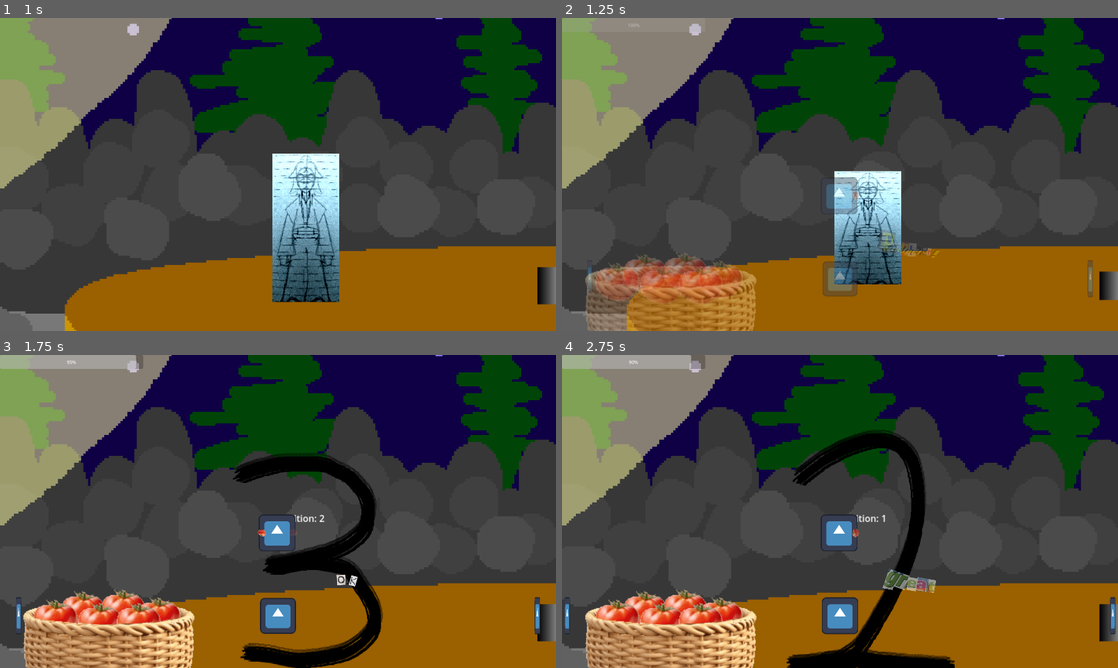
Above: before the commit, frames 1-4 (two rows, left to right).
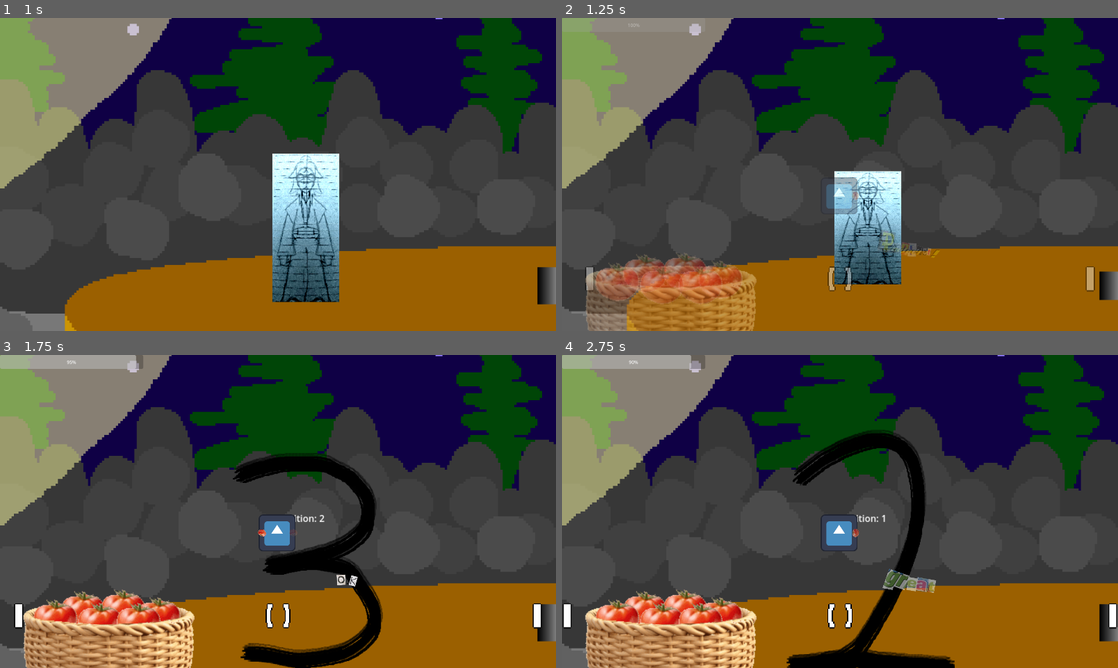
Above: after the commit, the same moments.

Repository: Quarticore/UntitledTomatoGame
Game: Godot game, scene res://scenes/main.tscn
Two runs of this game, one before a commit and one after it. Both use one fixed random seed, a clock stepped at 60 frames per second and the inputs below. The engine's default icon, where the game draws it, is replaced by a stand-in: a white triangle on a blue panel in a dark square. Sound files missing from this copy of the repository are replaced by a short silence.
Inputs (mouse positions are in pixels of both pictures, inside the frame that each line leads up to):
- Up to frame 1 (1 s): move the mouse to (150, 143) at 0.52 s; hold D (InputRight) from 0.53 s (still down); click (150, 143) at 0.6 s
- Up to frame 2 (1.25 s): keep holding D (InputRight)
- Up to frame 3 (1.75 s): move the mouse to (555, 621) at 1.27 s; release D (InputRight) at 1.28 s; hold A (InputLeft) from 1.28 s (still down); tap S (InputMiddle) at 1.35 s; click (555, 621) at 1.42 s
- Up to frame 4 (2.75 s): move the mouse to (895, 442) at 2.02 s; release A (InputLeft) at 2.03 s; hold D (InputRight) from 2.03 s (still down); click (895, 442) at 2.1 s

Frame 1 is identical in both runs. In frame 2, 0.8% of the frame differs, in the area x 4-96%, y 77-90%; in frame 3, 1.1%; in frame 4, 1.1%, in the area x 0-100%, y 77-90%.

Commit message:
fix: beat indicators

Diff:
--- a/assets/scripts/beat_indicator.gd
+++ b/assets/scripts/beat_indicator.gd
@@ -2,8 +2,8 @@
 
 
 const METRONOME: Script = preload("res://assets/scripts/metronome.gd")
-const MIN_SIZE: float = 0.5
-const MAX_SIZE: float = 1.0
+const MIN_SIZE: float = 3
+const MAX_SIZE: float = 4
 const EDGE_POS := Vector2(960, 0)
 
 @export var audio_manager: METRONOME
--- a/scenes/beat_indicator.tscn
+++ b/scenes/beat_indicator.tscn
@@ -1,26 +1,33 @@
-[gd_scene load_steps=3 format=3 uid="uid://d2q3qtuygsylc"]
+[gd_scene load_steps=5 format=3 uid="uid://d2q3qtuygsylc"]
 
 [ext_resource type="Script" path="res://assets/scripts/beat_indicator.gd" id="1_eay0s"]
+[ext_resource type="Texture2D" uid="uid://oemw61qailh2" path="res://assets/images/beat_indicator_center.png" id="2_8w6sg"]
 [ext_resource type="Texture2D" uid="uid://cp1ayvxq1h4b0" path="res://icon.svg" id="2_18v7o"]
+[ext_resource type="Texture2D" uid="uid://bh05qfvqyn6ly" path="res://assets/images/beat_indicator_bar.png" id="4_b51rn"]
 
 [node name="BeatIndicator" type="Node2D"]
 position = Vector2(960, 900)
 script = ExtResource("1_eay0s")
 
 [node name="CentreIndicator" type="Sprite2D" parent="."]
-texture = ExtResource("2_18v7o")
+texture_filter = 1
+scale = Vector2(4, 4)
+texture = ExtResource("2_8w6sg")
 
 [node name="IndicatorTrack" type="Sprite2D" parent="."]
+visible = false
 z_index = -1
 scale = Vector2(15, 0.1)
 texture = ExtResource("2_18v7o")
 
 [node name="LeftIndicator" type="Sprite2D" parent="."]
+texture_filter = 1
 position = Vector2(-960, 0)
-scale = Vector2(0.15, 1)
-texture = ExtResource("2_18v7o")
+scale = Vector2(4, 4)
+texture = ExtResource("4_b51rn")
 
 [node name="RightIndicator" type="Sprite2D" parent="."]
+texture_filter = 1
 position = Vector2(960, 0)
-scale = Vector2(0.15, 1)
-texture = ExtResource("2_18v7o")
+scale = Vector2(4, 4)
+texture = ExtResource("4_b51rn")
Binary file added: assets/images/beat_indicator_bar.png
Not shown, added: assets/images/beat_indicator_bar.png.import
Binary file added: assets/images/beat_indicator_center.png
Not shown, added: assets/images/beat_indicator_center.png.import
